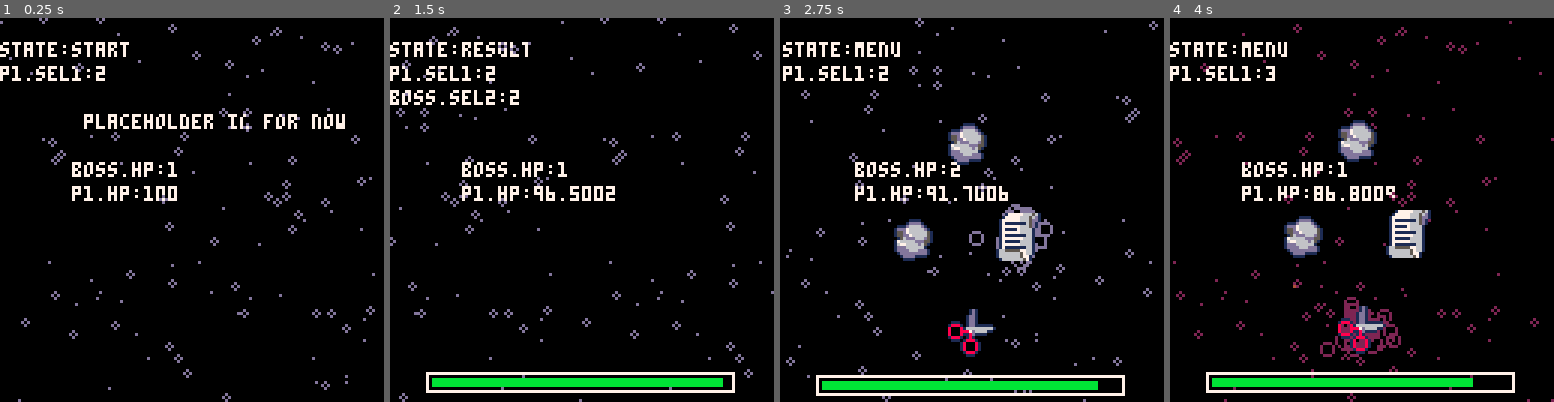
Above: before the commit, frames 1-4 (left to right).
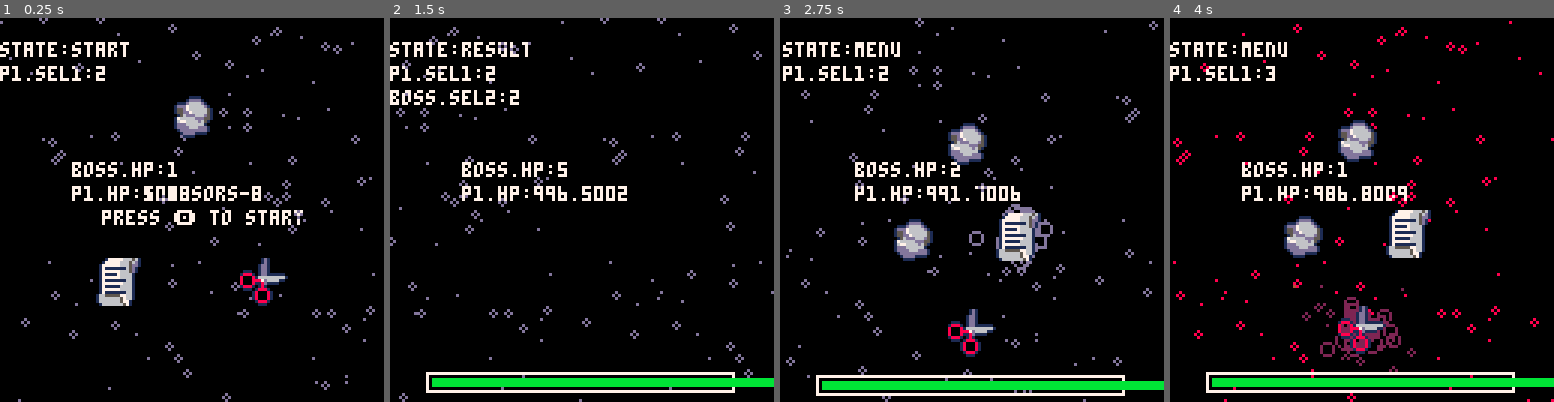
Above: after the commit, the same moments.

Repository: haarshmap/scissors-8
Game: PICO-8 cartridge game.p8
The game is run twice, just before and just after one commit, with the same random seed, the same clock (stepped at 60 frames per second) and the same inputs.
Inputs:
- Up to frame 1 (0.25 s): no input
- Up to frame 2 (1.5 s): tap X (X key) at 0.33, 1.07 s; tap O (Z key) at 0.7 s
- Up to frame 3 (2.75 s): hold Right 1.6-2.1 s; tap O (Z key) at 1.7, 2.1, 2.5 s; tap X (X key) at 1.85 s; hold Up 2.15-2.42 s; hold Right from 2.47 s (still down)
- Up to frame 4 (4 s): tap O (Z key) at 2.9, 3.3, 3.7 s; tap X (X key) at 2.97 s; release Right at 3.03 s; hold Left 3.08-3.58 s; hold Down 3.63-3.97 s

The runs differ from the first frame. In frame 1, 4.9% of the frame differs, in the area x 21-90%, y 20-75%; in frame 2, 0.6%; in frame 3, 0.7%; in frame 4, 2.1%.

Commit message:
UI changes for all states

Diff:
--- a/game.p8
+++ b/game.p8
@@ -81,13 +81,13 @@
 
 	//players
 	p1={
-	 hp=100,
+	 hp=1000,
 	 dmg=1,
  	sel1=2,
  	atk=false,
 	}
 	boss={
-	 hp=1,
+	 hp=5,
 	 thp=5,
 	 dmg=1,
 	 sel2=flr(rand(3)),
@@ -161,10 +161,16 @@
  cls()
  debug(state,p1.sel1,p1.hp,boss.sel2,boss.hp2)
 
-	print("placeholder ig for now",28,32,7)
+	print("scissors-8",48,56,7)
+ print("press 🅾️ to start",34,64,7)
  doshake()
 	draw_stars()
  ani_stars(p1.sel1)
+
+ spr(r.n,56,24+sin(t/30),r.w,r.h)
+ spr(p.n,32,80+sin(t/30),p.w,p.h)
+ spr(s.n,80,80+sin(t/30),s.w,s.h)
+
 end
 
 function drw_mg()
@@ -223,6 +229,9 @@
 
  debug(state,p1.sel1,p1.hp,boss.sel2,boss.hp2)
 
+ rect(38,16,90,56,7)
+	buffinfo(p1.sel1)
+
  spr(r.n,r.px,r.py+sin(t/30),r.w,r.h)
  spr(p.n,p.px,p.py+sin(t/30),p.w,p.h)
  spr(s.n,s.px,s.py+sin(t/30),s.w,s.h)
@@ -231,8 +240,11 @@
 end
 
 function drw_end()
- cls()
- print("game over",76,76,7)
+	cls(2)
+ draw_stars()
+ ani_stars(p1.sel1)
+ print("game over",48,56,7)
+ print("press 🅾️ to start again",20,64,7)
 end
 
 -->8
@@ -414,7 +426,7 @@
  for i = 1,#stars do
  	local nstars = stars[i]
 		//spd depending on sel1
-		if sel1 == 0 then
+		if sel1 == 0  then
    nstars.x += 0
    nstars.y -= nstars.sy
    nstars.col = 7
@@ -438,7 +450,7 @@
 		elseif sel1 == 3 then
    nstars.x += 0
    nstars.y += nstars.sy
-   nstars.col = 2
+   nstars.col = 8
    if nstars.y > 128 then
 	   nstars.y -= 128
 	  end
@@ -489,6 +501,27 @@
  print("boss.hp:"..hp2,24,48,7)
  if sel2 != nil then
   print("boss.sel2:"..sel2,0,32,7)
+ end
+end
+
+function buffinfo(sel1)
+ if sel1 == 0 then
+  print("choose",52,24,7)
+  print("your",56,32,7)
+  print("buffs",54,40,7)
+
+ end
+ if sel1 == 1 then
+  print("store up",44,24,4)
+  print("stacks with",44,32,4)
+  print("attack",44,40,4)
+ elseif sel1 == 2 then
+  print("heal 20",44,24,13)
+  print("only when",44,32,13)
+  print("low on hp",44,40,13)
+ elseif sel1 == 3 then
+  print("increase",44,24,8)
+  print("dmg by 5",44,32,8)
  end
 end
 __gfx__
--- a/prototypes/test.p8
+++ b/prototypes/test.p8
@@ -13,6 +13,7 @@
 end
 
 function _update()
+ sfx(0)
  health -= 0.1
 end
 __gfx__
Not shown, changed: the music (__music__) section of game.p8
Not shown, changed: the sound effects (__sfx__) section of game.p8
Not shown, changed: the sound effects (__sfx__) section of prototypes/test.p8
